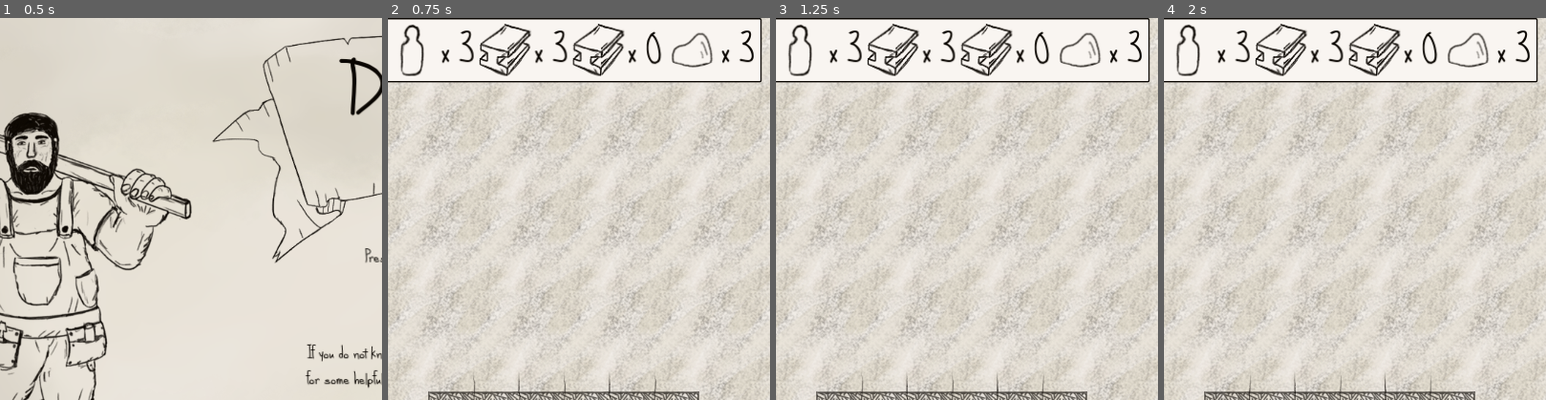
Above: before the commit, frames 1-4 (left to right).
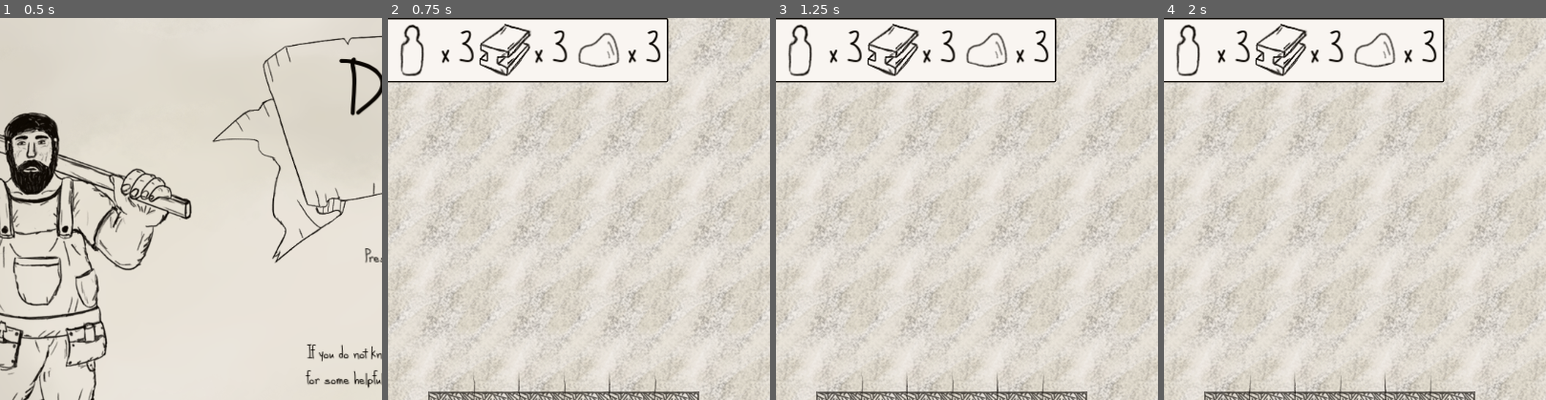
Above: after the commit, the same moments.

Repository: e-lain/MinesweeperDwarves
Game: Godot game, scene res://Title.tscn
Two runs of this game, one before a commit and one after it. Both use one fixed random seed, a clock stepped at 60 frames per second and the inputs below.
Inputs (mouse positions are % of the whole screen's width and height, from its top left):
- Up to frame 1 (0.5 s): no input
- Up to frame 2 (0.75 s): click "START" at 0.5 s
- Up to frame 3 (1.25 s): no input
- Up to frame 4 (2 s): tap Enter at 1.25 s; drag from (34, 91) to (60, 28) at 1.27 s
The pictures show only the part of the screen within x 13-63%, y 0-50%; the shares and areas given below are measured in that part.

Frame 1 is identical in both runs. In frame 2, 4.6% of the frame differs, in the area x 48-98%, y 0-17%; in frame 3, 4.6%; in frame 4, 4.6%.

Commit message:
Add lava pathing logic

Diff:
--- a/BoardTile.gd
+++ b/BoardTile.gd
@@ -10,11 +10,14 @@
 
 var is_cover: bool = true
 var is_flagged: bool = false
+
 var is_bomb: bool = false
 var bomb_type: BombData.Type
 
 var has_building: bool = false
 var building_id: int
+# Only used if bomb is a lava source
+var lava_uid: int
 
 var label
 var flag
--- a/Buildings/BaseBuilding.gd
+++ b/Buildings/BaseBuilding.gd
@@ -18,9 +18,7 @@
 
 var building_placement_material: ShaderMaterial = preload("res://Shaders/InvalidBuildingPlacement.tres")
 
-
 const bg_offset := Vector2i(3, 3)
-
 
 const collection_prefab: PackedScene = preload("res://UI/collection_effect.tscn")
 
@@ -30,6 +28,9 @@
 
 var id: int
 var size: int
+
+# Only used if building is a LAVA moat, keeps track of which (if any) lava source tiles it is pathed to
+var connected_lava_sources = []
 
 var took_help_text_override = false
 
@@ -60,6 +61,7 @@
 		if state == State.Moving:
 			mouse -= move_begin_offset
 
+		# in-bounds with grid check
 		var snapped = Vector2(snapped(mouse.x-TILE_SIZE/2, TILE_SIZE), snapped(mouse.y-TILE_SIZE/2, TILE_SIZE))
 		position = snapped
 		if position.x <= 0 - TILE_SIZE || position.x >= TILE_SIZE * board.rows || position.y <= 0-TILE_SIZE || position.y >= TILE_SIZE * board.columns:
@@ -99,10 +101,15 @@
 			took_help_text_override = false
 
 func can_place():
+	if type == BuildingData.Type.LAVA && !next_to_lava():
+		return false
 	return board.can_place_at_position(global_position, size)
 
 func next_to_minecart() -> bool:
 	return board.building_is_next_to_minecart(self) || board.player_placing_minecart_next_to_building(self)
+
+func next_to_lava() -> bool:
+	return board.building_is_next_to_lava(self)
 
 func place():
 	state = State.PlacedUnconfirmed
@@ -112,6 +119,7 @@
 	if !mouse_in:
 		return
 
+	# Left-click to place building logic
 	if event is InputEventMouseButton && state == State.Unplaced:
 		if event.is_action_pressed("left_click"):
 			if !can_place():
--- a/Main.gd
+++ b/Main.gd
@@ -184,6 +184,7 @@
 
 
 func next_level():
+	responsive_ui.set_tier(tier)
 	get_current_board().queue_free()
 
 	print("MAIN SCENE RECEIVED NEXT LEVEL CALL")
--- a/UI/ResourceBar.gd
+++ b/UI/ResourceBar.gd
@@ -7,6 +7,10 @@
 @onready var lava_label = $Lava/Label
 @onready var sledgehammer_label = $Sledgehammer/Label
 
+func set_tier(tier: int):
+	# TODO: Move this logic to BiomeData
+	if tier == 2:
+		$Sledgehammer.show()
 
 func set_resource_count(type: ResourceData.Resources, val: int):
 	var label
--- a/UI/ResponsiveUI.gd
+++ b/UI/ResponsiveUI.gd
@@ -92,6 +92,9 @@
 	ability_menu.update_abilities([AbilityData.Type.ARMOR, AbilityData.Type.DESTROY, AbilityData.Type.DOWSE])
 	on_dimensions_updated()
 	state = State.PLAY
+
+func set_tier(tier: int):
+	resource_bar.set_tier(tier)
 
 func update_buildings(buildings_list):
 	if !buildings_list:
--- a/UI/ResponsiveUI.tscn
+++ b/UI/ResponsiveUI.tscn
@@ -159,6 +159,7 @@
 vertical_alignment = 1
 
 [node name="Sledgehammer" type="HBoxContainer" parent="TopPanel/ResourceBar"]
+visible = false
 layout_mode = 2
 mouse_filter = 0
 
--- a/board.gd
+++ b/board.gd
@@ -48,6 +48,9 @@
 
 var tiles = []
 var bomb_tiles = []
+var lava_tiles = []
+# TODO: Once building removal during build mode has been implemented, lava_tiles needs to be pruned accordingly
+# NOTE: Lava source tiles are placed via some building placement logic, but ARE NOT TREATED AS BULIDINGS
 
 var stairs_placed: bool = false
 
@@ -90,6 +93,7 @@
 	self.columns = cols
 	self.bomb_count = bombs
 	self.flags = self.bomb_count
+	lava_tiles = []
 
 	var fill_cells = []
 
@@ -218,6 +222,7 @@
 	tilemap.set_cells_terrain_connect(0, [tile.cell_position], 0, -1)
 	update_shadows()
 
+	# Create lava source buliding on tile. THIS IS NOT TREATED AS A BUILDING BY THE LOGIC
 	var building = building_prefab.instantiate()
 	var lava_type = BuildingData.Type.LAVA
 	add_child(building)
@@ -227,6 +232,91 @@
 	var tile_pos = tile.get_position()
 	var snapped = Vector2(snapped(tile_pos.x-TILE_SIZE/2, TILE_SIZE), snapped(tile_pos.y-TILE_SIZE/2, TILE_SIZE))
 	building.position = snapped
+	building.sprite.material = null
+
+	# Add tile to lava_tiles array, assign UID to lava source
+	lava_tiles.append(tile)
+	tile.lava_uid = lava_tiles.size()
+
+# Iterate through each lava tile in lava_tiles and refresh its connected_sources values
+# Logic controls lava pathing and validity
+# TODO: This needs to be called once building deletion during build mode is implemented
+func refresh_lava_connections() -> void:
+	# Wipe all existing connected_sources
+	print("lava tiles: ", lava_tiles)
+	for tile in lava_tiles:
+		if tile.has_building:
+			buildings_by_id[tile.building_id].connected_lava_sources = []
+
+	# Path out from all source tiles, to register all connected moats as linked to it
+	for tile in lava_tiles:
+		if tile.is_bomb && tile.bomb_type == BombData.Type.LAVA:
+			var source_uid = tile.lava_uid
+			var offsets = [Vector2i.UP, Vector2i.DOWN, Vector2i.LEFT, Vector2i.RIGHT]
+			for offset in offsets:
+				var check = tile.cell_position + offset
+				if check.x < 0 || check.x >= columns || check.y < 0 || check.y >= rows:
+					print("Adjacent to source: out of bounds!")
+					continue
+				var adjacent_tile = tiles[check.x][check.y]
+				if !adjacent_tile.has_building:
+					print("Adjacent to source: no moat")
+					continue
+				print("Adjacent to source: Building Type is ", buildings_by_id[adjacent_tile.building_id].type)
+				if buildings_by_id[adjacent_tile.building_id].type == BuildingData.Type.LAVA:
+					print("Lava source ", source_uid, " has an adjacent lava tile at ", adjacent_tile.cell_position)
+					register_lava_connections(source_uid, adjacent_tile)
+				else:
+					print("Adjacent to source: Something went wrong")
+
+	# Update visual icon of lava moats to reflect whether or not they are connected
+	for tile in lava_tiles:
+		var building_on_tile
+		if tile.has_building && buildings_by_id[tile.building_id].type == BuildingData.Type.LAVA:
+			building_on_tile = buildings_by_id[tile.building_id]
+		if building_on_tile:
+			if building_on_tile.connected_lava_sources.size() < 2:
+				# TODO: REFACTOR
+				building_on_tile.no_minecart_sprite.visible = true
+			else:
+				building_on_tile.no_minecart_sprite.visible = false
+	return
+
+# Recursive function which will register connected lava source, and then recurse to neighboring lava moats
+# Terminates upon reaching a lava source, or if the tile source is already registered to the provided source (it is doubling back)
+func register_lava_connections(source_uid: int, tile: BoardTile) -> void:
+	# Get connected_lava_sources array, if able
+	var building_on_tile
+	var connected_sources
+	if tile.has_building && buildings_by_id[tile.building_id] && buildings_by_id[tile.building_id].type == BuildingData.Type.LAVA:
+		building_on_tile = buildings_by_id[tile.building_id]
+	if building_on_tile:
+		connected_sources = building_on_tile.connected_lava_sources
+
+	# Check termination clauses
+	var contains_source_uid: bool = false
+	for uid in connected_sources:
+		if uid == source_uid:
+			contains_source_uid = true
+			continue
+	if (tile.is_bomb && tile.bomb_type == BombData.Type.LAVA) || (contains_source_uid):
+		return
+
+	# Add source_uid to connected_sources
+	building_on_tile.connected_lava_sources.append(source_uid)
+
+	# Recursively call on neighboring tiles
+	var offsets = [Vector2i.UP, Vector2i.DOWN, Vector2i.LEFT, Vector2i.RIGHT]
+	for offset in offsets:
+		var check = tile.cell_position + offset
+		if check.x < 0 || check.x >= columns || check.y < 0 || check.y >= rows:
+			continue
+		var adjacent_tile = tiles[check.x][check.y]
+		if !adjacent_tile.has_building:
+			continue
+		if buildings_by_id[adjacent_tile.building_id].type == BuildingData.Type.LAVA:
+			register_lava_connections(source_uid, adjacent_tile)
+	return
 
 func on_building_placed():
 	if state != State.Placing:
@@ -266,10 +356,11 @@
 	if data["steel_cost"] > 0:
 		get_parent().steel -= data["steel_cost"]
 
+	var tile
 	var world_positions_to_update = get_world_positions_in_area(building_world_pos, size)
 	for world_pos in world_positions_to_update:
 		var cell_pos = tilemap.local_to_map(tilemap.to_local(world_pos))
-		var tile = tiles[cell_pos.x][cell_pos.y]
+		tile = tiles[cell_pos.x][cell_pos.y]
 		tile.has_building = true
 		tile.building_id = id
 
@@ -284,6 +375,15 @@
 		wonder_placed.emit()
 
 	state = State.Build
+
+	# If placed building is a lava moat, register it with the lava_tiles list in board, and refresh board's lava pathing
+	if type == BuildingData.Type.LAVA:
+		if tile:
+			lava_tiles.append(tile)
+			refresh_lava_connections()
+			print("CONNECTIONS: ", building.connected_lava_sources)
+		else:
+			print("ERROR: No tile at specified coordinates of placed lava building")
 
 func on_building_selected(building: BaseBuilding):
 	if state == State.Selected && building != selected_building:
@@ -634,7 +734,37 @@
 			var other_building = buildings_by_id[tile.building_id]
 			if other_building.type == BuildingData.Type.MINECART:
 				return true
-
+	return false
+
+# Given a coordinate position, fetch the tile at that position
+# Return:  null if out of bounds
+func get_tile_from_position(global_pos: Vector2) -> BoardTile:
+	var cell_pos = tilemap.local_to_map(tilemap.to_local(global_pos))
+
+	# Return null for out of bounds
+	if cell_pos.x < 0 || cell_pos.x >= columns || cell_pos.y < 0 || cell_pos.y >= rows:
+			return null
+	var tile = tiles[cell_pos.x][cell_pos.y]
+	return tile
+
+func building_is_next_to_lava(building: BaseBuilding) -> bool:
+	var places_to_check = get_world_positions_in_area(building.global_position, building.size)
+	var offsets = [Vector2i.UP, Vector2i.DOWN, Vector2i.LEFT, Vector2i.RIGHT]
+
+	for pos in places_to_check:
+		var cell_pos = tilemap.local_to_map(tilemap.to_local(pos))
+		for offset in offsets:
+			var check = cell_pos + offset
+			if check.x < 0 || check.x >= columns || check.y < 0 || check.y >= rows:
+				continue
+			var tile = tiles[check.x][check.y]
+			var other_building
+			if tile.has_building:
+				other_building = buildings_by_id[tile.building_id]
+			# TODO: Adjust once logic for valid lava is implemented
+			# Ensure adjacent building is lava source or valid lava building
+			if (other_building && other_building.type == BuildingData.Type.LAVA) || (tile.is_bomb && tile.bomb_type == BombData.Type.LAVA):
+				return true
 	return false
 
 func player_placing_minecart_next_to_building(building: BaseBuilding) -> bool:
Not shown: 1 places in Main.tscn that only renumber resources
Not shown: 1 places in UI/ResponsiveUI.tscn that only renumber resources
